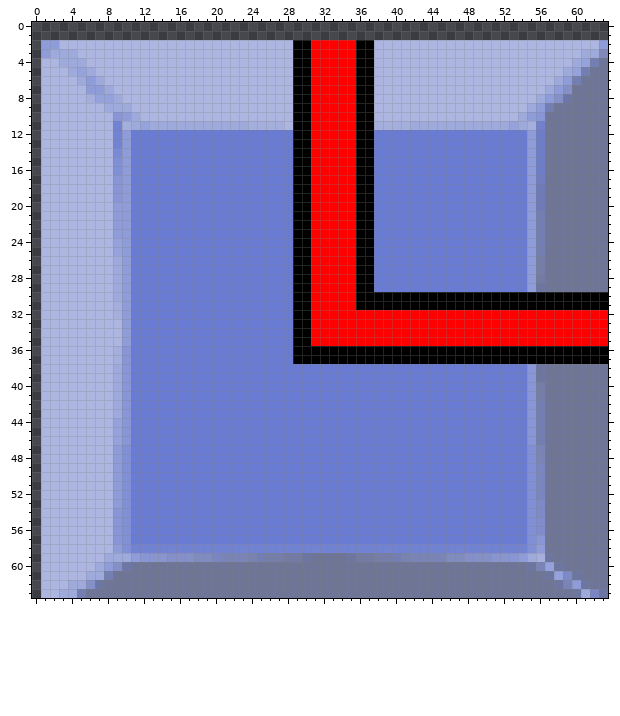
Two versions of one pixel-art sprite, DirectXGame/Resources/CircuitPuzzle/correctPanel/correctPanel_23.png. The picture above is the old version.
The file is 64x64 pixels. Colours within 5 levels of each other are drawn and written as one.
Once edited:
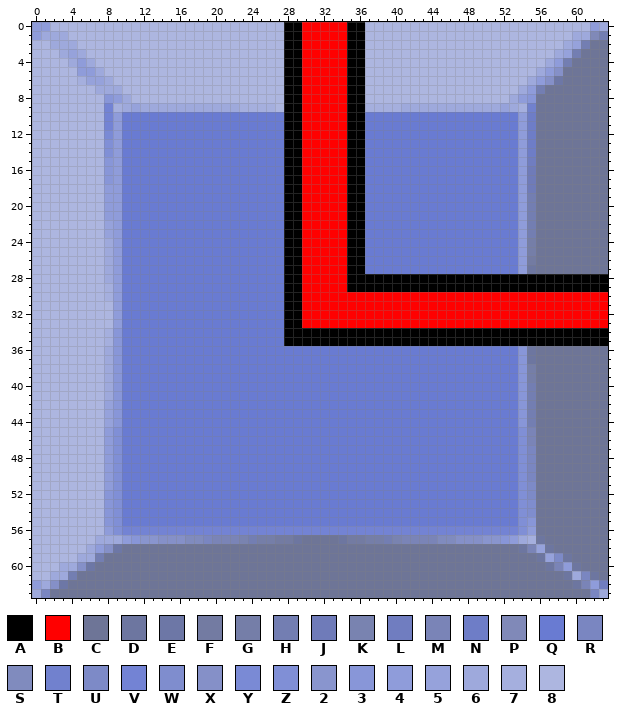
Palette (. is transparent): A #000000  B #ff0000  C #6e7597  D #6d76a0  E #6d77a6  F #737ba2  G #757ea8  H #737eb2  J #6f7bb9  K #7983b0  L #707dc0  M #7a84b7  N #6e7dc7  P #8089b8  Q #697bd2  R #7a86c1  S #808bbe  T #7181ce  U #7d8ac7  V #7383d4  W #7f8dce  X #8590c8  Y #7a8ad5  Z #808fd6  2 #8995ce  3 #8896d8  4 #8f9cda  5 #96a2db  6 #9ea9dc  7 #a5afde  8 #adb6e0
From old to new:
Changed rows in their new state; - is an unchanged pixel.
first column x 0:
 0 4488888888888888888888888888AABBBBBAA888888888888888888888888846
 1 4666888888888888888888888888AABBBBBAA8888888888888888888888866PH
 2 88666-----------------------A-B----A-8---------------------65HCC
 3 888-56----------------------A-B----A-8--------------------65HCCC
 4 8--8-46---------------------A-B----A-8-------------------64HCCC-
 5 8---8446--------------------A-B----A-8------------------64XCCC--
 6 8----7556-------------------A-B----A-8-----------------64XECC---
 7 8-----86-6------------------A-B----A-8----------------64HCCC----
 8 8-----88346-----------------A-B----A-8---------------643CCCC----
 9 8-------V7-5666666666667777-A-B----A-777766666666666567TCC------
10 8-------V4QQQQQQQQQQQQQQQQQQA-B----A-QQQQQQQQQQQQQQQQQ4NC-------
11 8-------V4QQQQQQQQQQQQQQQQQQA-B----A-QQQQQQQQQQQQQQQQQ4NC-------
12 8-------Y4Q-----------------A-B----A-Q----------------4NC-------
13 8-------Z4Q-----------------A-B----A-Q----------------4NC-------
14 8-------Z4Q-----------------A-B----A-Q----------------4NC-------
15 8-------34Q-----------------A-B----A-Q----------------4LC-------
16 8-------34Q-----------------A-B----A-Q----------------4JC-------
17 8-------34Q-----------------A-B----A-Q----------------4JC-------
18 8-------44Q-----------------A-B----A-Q----------------4JC-------
19 8-------44Q-----------------A-B----A-Q----------------4HC-------
20 8-------4-Q-----------------A-B----A-Q----------------4HC-------
21 8-------4-Q-----------------A-B----A-Q----------------4HC-------
22 8-------5-Q-----------------A-B----A-Q----------------4HC-------
23 8-------5-Q-----------------A-B----A-Q----------------4HC-------
24 8-------64Q-----------------A-B----A-Q----------------4GC-------
25 8-------64Q-----------------A-B----A-Q----------------4GC-------
26 8-------64Q-----------------A-B----A-Q----------------4FC-------
27 8-------64Q-----------------A-B----A-Q----------------4DC-------
28 8-------64Q-----------------A-B----A--AAAAAAAAAAAAAAAAAAAAAAAAAA
29 8-------74Q-----------------A-B----A--AAAAAAAAAAAAAAAAAAAAAAAAAA
30 8-------74Q-----------------A-B-----BBBBBBBBBBBBBBBBBBBBBBBBBBBB
31 8--------4Q-----------------A-B-----BBBBBBBBBBBBBBBBBBBBBBBBBBBB
32 8--------4Q-----------------A-B---------------------------------
33 8--------4Q-----------------A-B---------------------------------
34 8-------73Q-----------------A--AAAAAAAAAAAAAAAAAAAAAAAAAAAAAAAAA
35 8-------73Q-----------------A--AAAAAAAAAAAAAAAAAAAAAAAAAAAAAAAAA
36 8-------63Q------------------QQQQQQQQQQQQQQQQQQQQQQQQQ3DCCCCCCCC
37 8-------63Q------------------QQQQQQQQQQQQQQQQQQQQQQQQQ3DCCCCCCCC
38 8-------63Q-------------------------------------------3GC-------
39 8-------63Q-------------------------------------------3GC-------
40 8-------63Q-------------------------------------------3HC-------
41 8-------63Q-------------------------------------------3HC-------
42 8-------53Q-------------------------------------------3HC-------
43 8-------53Q-------------------------------------------3HC-------
44 8-------53Q-------------------------------------------3HC-------
45 8-------4ZQ-------------------------------------------ZMC-------
46 8-------4ZQ-------------------------------------------ZMC-------
47 8-------4ZQ-------------------------------------------ZRC-------
48 8-------4ZQ-------------------------------------------ZRC-------
49 8-------4ZQ-------------------------------------------ZRC-------
50 8-------4ZQ-------------------------------------------ZRC-------
51 8-------4ZQ-------------------------------------------ZUC-------
52 8-------3ZQ-------------------------------------------ZUC-------
53 8-------3ZQ-------------------------------------------ZWC-------
54 8-------3ZQ-------------------------------------------ZWC-------
55 8-------3ZQ-------------------------------------------Z3C-------
56 8-------4ZVVVVVVVVVVVVVVVVVVVVVVVVVVVVVVVVVVVVVVVVVVVVZ4C-------
57 8------6664322XXXSSRMMMKHGGFFDCCCCDFFGGHKMMMMSSXXX223467D-------
58 8-----64XECCCCCCCCCCCCCCCCCCCCCCCCCCCCCCCCCCCCCCCCCCCCDM5D------
59 8----66HCCCCCCCCCCCCCCCCCCCCCCC----CCCCCCCCCCCCCCCCCCCCCD5UD----
60 8--66XECCCC--------------------------------------------CCDM4D---
61 8-66HCCCC------------------------------------------------CCD6RD-
62 46XECCCC--------------------------------------------------CCDM4L
63 6RCCCC------------------------------------------------------CC-6
Pixel boxes of the changes (left, top, right, bottom) in both pictures:
changed: (32, 22, 608, 598)
